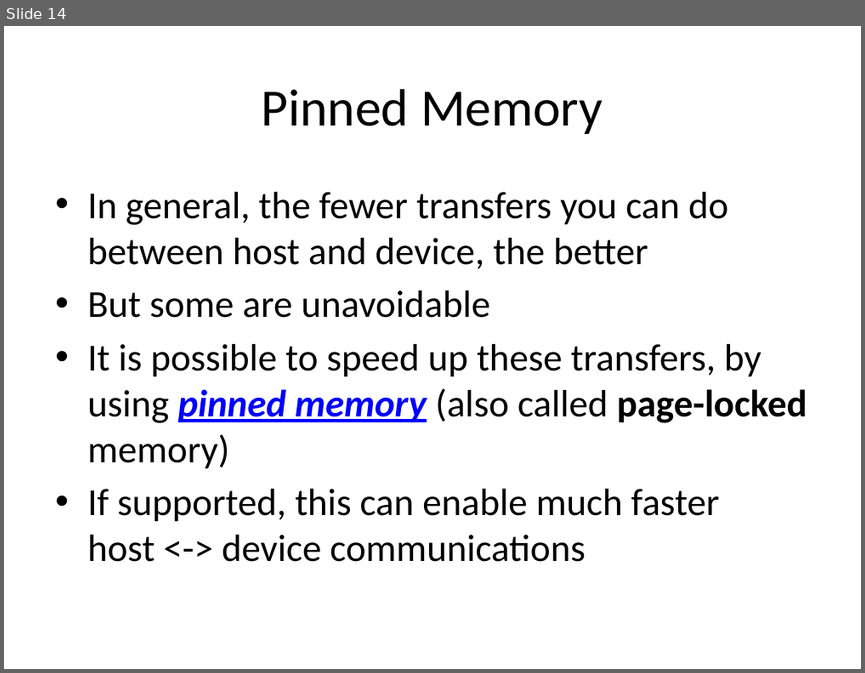
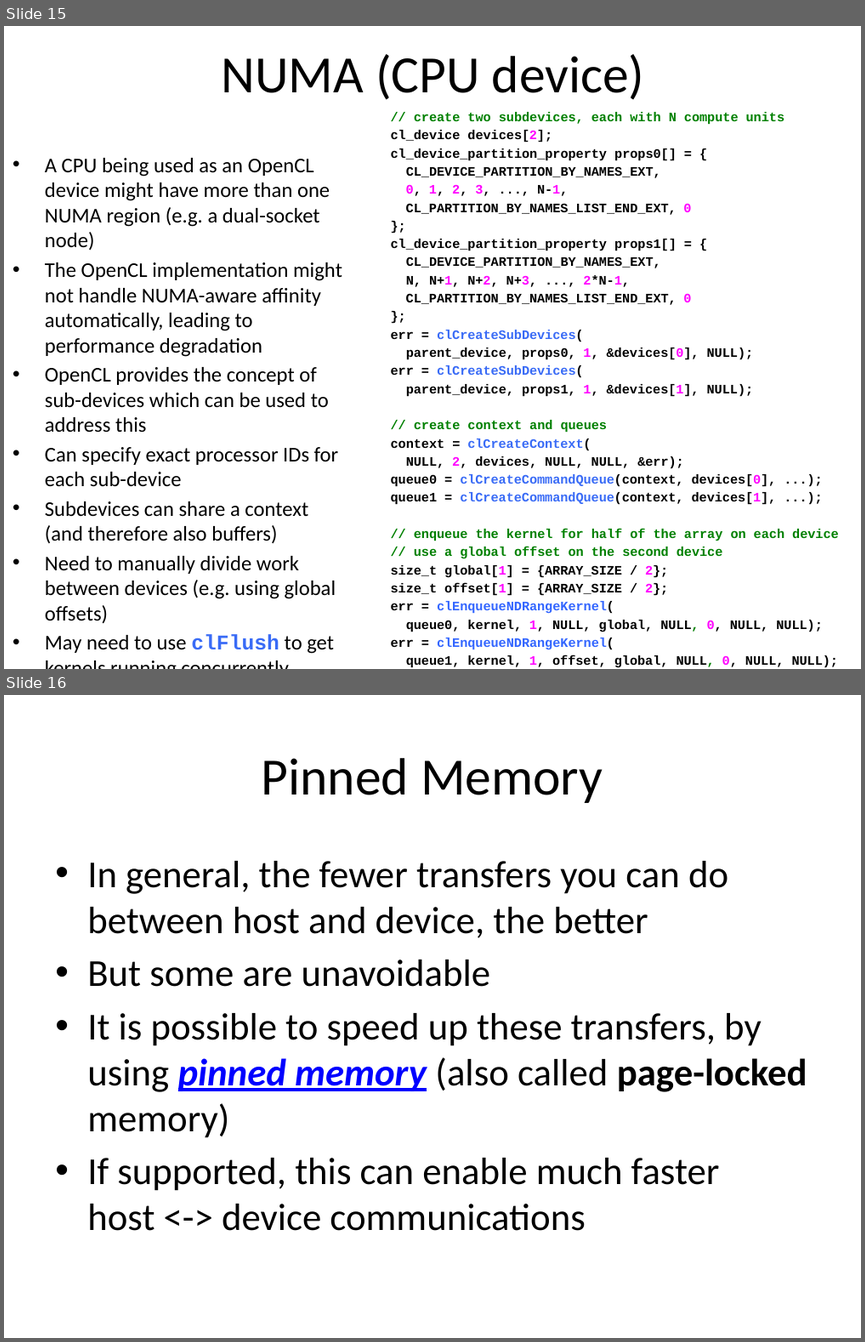
Before and after one commit to UoB-HPC/opencl-training-slides, a slide deck: advanced_part1.pptx. Shown one above the other, each under a label of ours: slide 14 before the commit, slides 15 and 16 after it. The pictures are 865x673 and 865x1342 pixels, drawn with LibreOffice and Linux fonts; fonts in the diff are those of the drawing. Boxes give left, top, right and bottom in pixels: in the first picture for what was removed or moved away, otherwise in the second. Text is boxed around its words. In the diff, an @@ line names an element or a change of style, - is before the commit and + after.

Commit message:
Add slides about the two main NUMA issues

```diff
--- a/advanced_part1.pptx
+++ b/advanced_part1.pptx
@@ slide 15 added at (x1=4, y1=26, x2=861, y2=669), background #FFFFFF @@
@@ title added at (x1=222, y1=54, x2=645, y2=100), 44 pt, text #000000 @@
+NUMA (CPU device)
@@ text added at (x1=391, y1=112, x2=839, y2=650), 10.8 pt, text #000000, bold @@
+// create two subdevices, each with N compute units
+cl_device devices[2];
+cl_device_partition_property props0[] = {
+CL_DEVICE_PARTITION_BY_NAMES_EXT,
+0, 1, 2, 3, ..., N-1,
+CL_PARTITION_BY_NAMES_LIST_END_EXT, 0
+};
+cl_device_partition_property props1[] = {
+CL_DEVICE_PARTITION_BY_NAMES_EXT,
+N, N+1, N+2, N+3, ..., 2*N-1,
+CL_PARTITION_BY_NAMES_LIST_END_EXT, 0
+};
+err = clCreateSubDevices(
+parent_device, props0, 1, &devices[0], NULL);
+err = clCreateSubDevices(
+parent_device, props1, 1, &devices[1], NULL);
+// create context and queues
+context = clCreateContext(
+NULL, 2, devices, NULL, NULL, &err);
+queue0 = clCreateCommandQueue(context, devices[0], ...);
+queue1 = clCreateCommandQueue(context, devices[1], ...);
+// enqueue the kernel for half of the array on each device
+// use a global offset on the second device
+size_t global[1] = {ARRAY_SIZE / 2};
+size_t offset[1] = {ARRAY_SIZE / 2};
+err = clEnqueueNDRangeKernel(
+queue0, kernel, 1, NULL, global, NULL, 0, NULL, NULL);
+err = clEnqueueNDRangeKernel(
+queue1, kernel, 1, offset, global, NULL, 0, NULL, NULL);
@@ text added at (x1=45, y1=158, x2=342, y2=653), 17.6 pt, text #000000 @@
+• A CPU being used as an OpenCL device might have more than one NUMA region (e.g. a dual-socket node)
+• The OpenCL implementation might not handle NUMA-aware affinity automatically, leading to performance degradation
+• OpenCL provides the concept of sub-devices which can be used to address this
+• Can specify exact processor IDs for each sub-device
+• Subdevices can share a context (and therefore also buffers)
+• Need to manually divide work between devices (e.g. using global offsets)
+• May need to use clFlush to get kernels running concurrently
@@ what was slide 14 is now slide 16 @@
```
Also in this commit, not shown: 1 other slide added.
